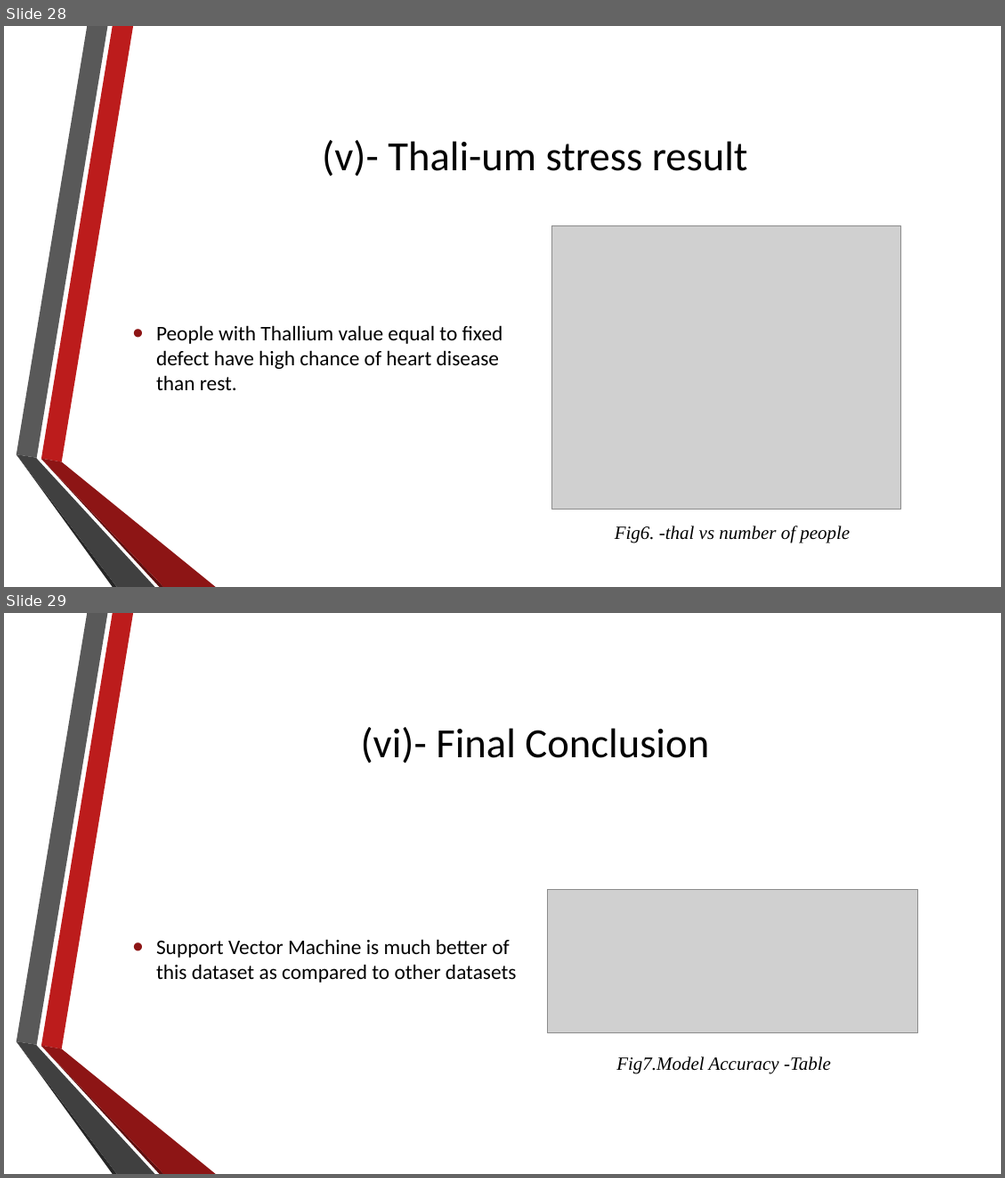
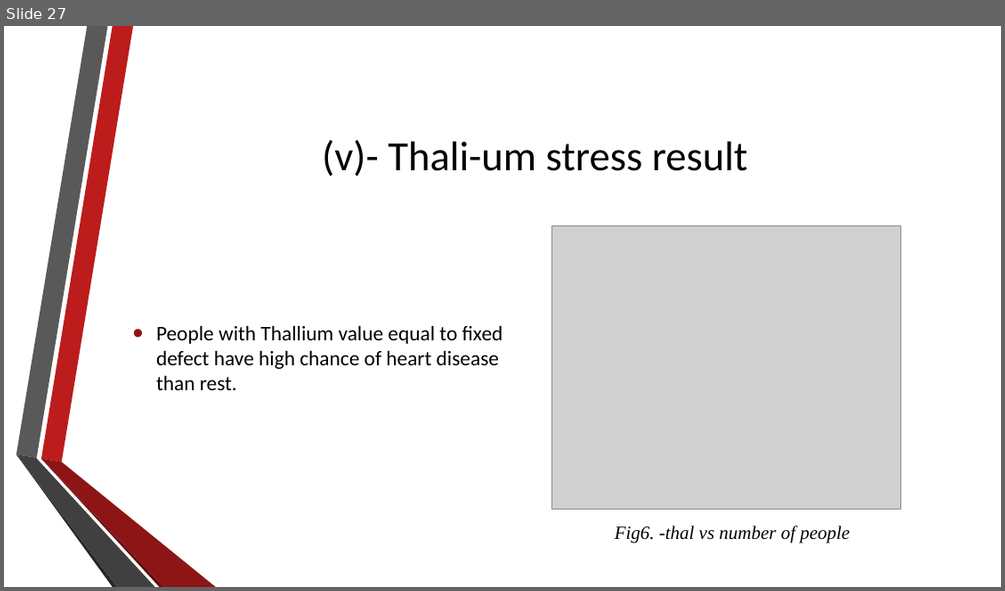
Before and after one commit to shubhamg199630/heart_disease_detection, a slide deck: Presentation.pptx. Shown one above the other, each under a label of ours: slides 28 and 29 before the commit, slide 27 after it. The pictures are 1005x1178 and 1005x591 pixels, drawn with LibreOffice and Linux fonts; fonts in the diff are those of the drawing; grey boxes stand for pictures; background and template pictures are left out. Boxes give left, top, right and bottom in pixels: in the first picture for what was removed or moved away, otherwise in the second. Text is boxed around its words. In the diff, an @@ line names an element or a change of style, - is before the commit and + after.

```diff
--- a/Presentation.pptx
+++ b/Presentation.pptx
@@ slide 29 removed at bbox=[4, 613, 1001, 1174], background picture (left out); not listed: 6 template elements that a slide beside it also shows @@
@@ title removed at bbox=[361, 727, 709, 763] @@
-(vi)- Final Conclusion
@@ picture removed at bbox=[547, 889, 917, 1032] @@
@@ text removed at bbox=[156, 939, 517, 982] @@
-• Support Vector Machine is much better of this dataset as compared to other datasets
@@ text removed at bbox=[616, 1056, 831, 1074] @@
-Fig7.Model Accuracy -Table
@@ what was slide 28 is now slide 27 @@
```
Also in this commit, not shown: 3 slides changed, 1 other slide removed.
